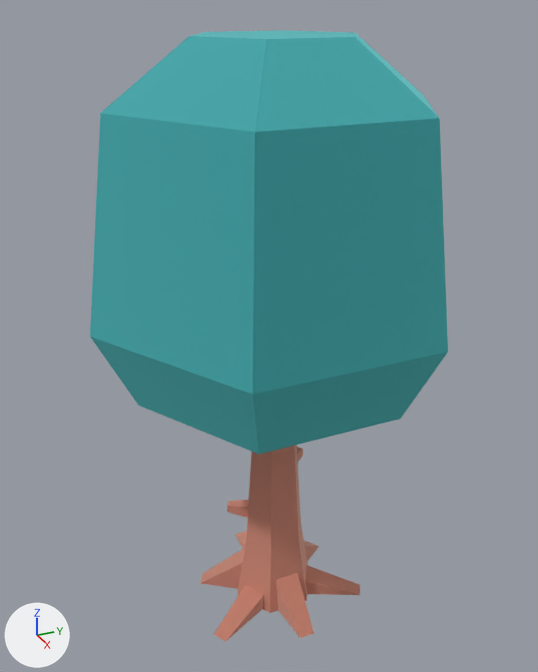
The glTF model apps/client/public/env/kenney-nature-kit/tree_oak_dark.glb, before and after one commit.
Both versions are drawn from a 50 mm lens placed at (1.261, -0.58, 1.237), pointed at (-0.019, -0.004, 0.597). Arrows for +X, +Y and +Z are at lower left; the lights stay in place. The first picture is the older version.

In view in the first picture: 'tree_oak_dark'.
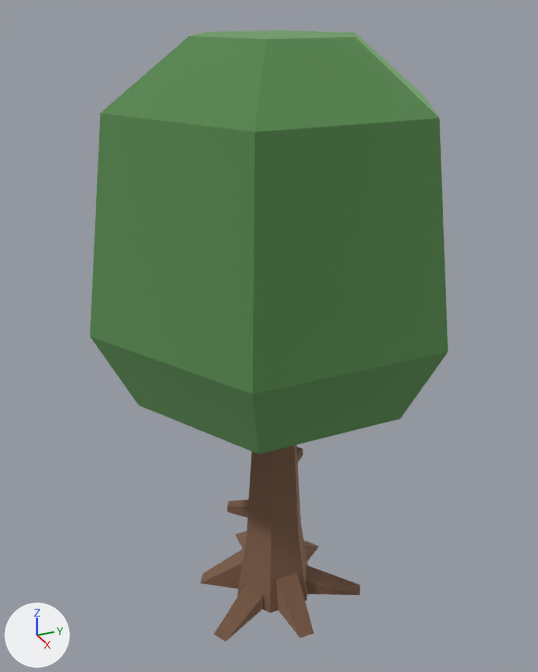
Where the newer file only moved an object's origin or applied its transform, the numbers keep the older frame.

Changed parts and their boxes (x1, y1, x2, y2) in the pictures (538 x 672 px):
'tree_oak_dark', recoloured (cyan to green): (90, 30, 448, 642) in both

The change, as a list of edits to the scene's bpy script:
```text
Change mat_leafsdark:
    mat_leafsdark.base_color: (0.169, 0.651, 0.667) -> (0.247, 0.478, 0.216)  # cyan #72d3d5 -> green #88b880
Change mat_woodbarkdark:
    mat_woodbarkdark.base_color: (0.8, 0.463, 0.369) -> (0.42, 0.271, 0.188)  # beige #e7b5a4 -> beige #ad8e78
```
